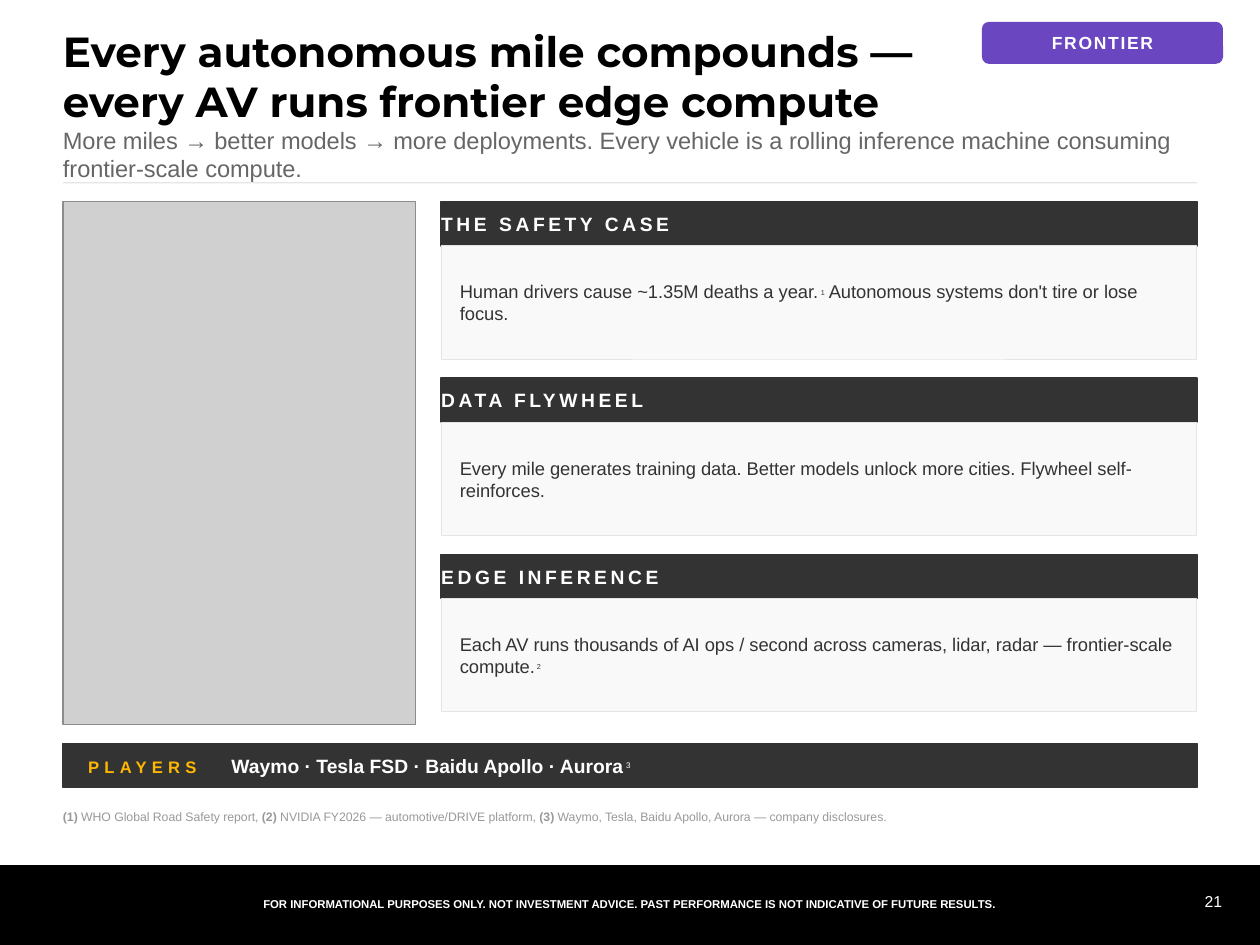
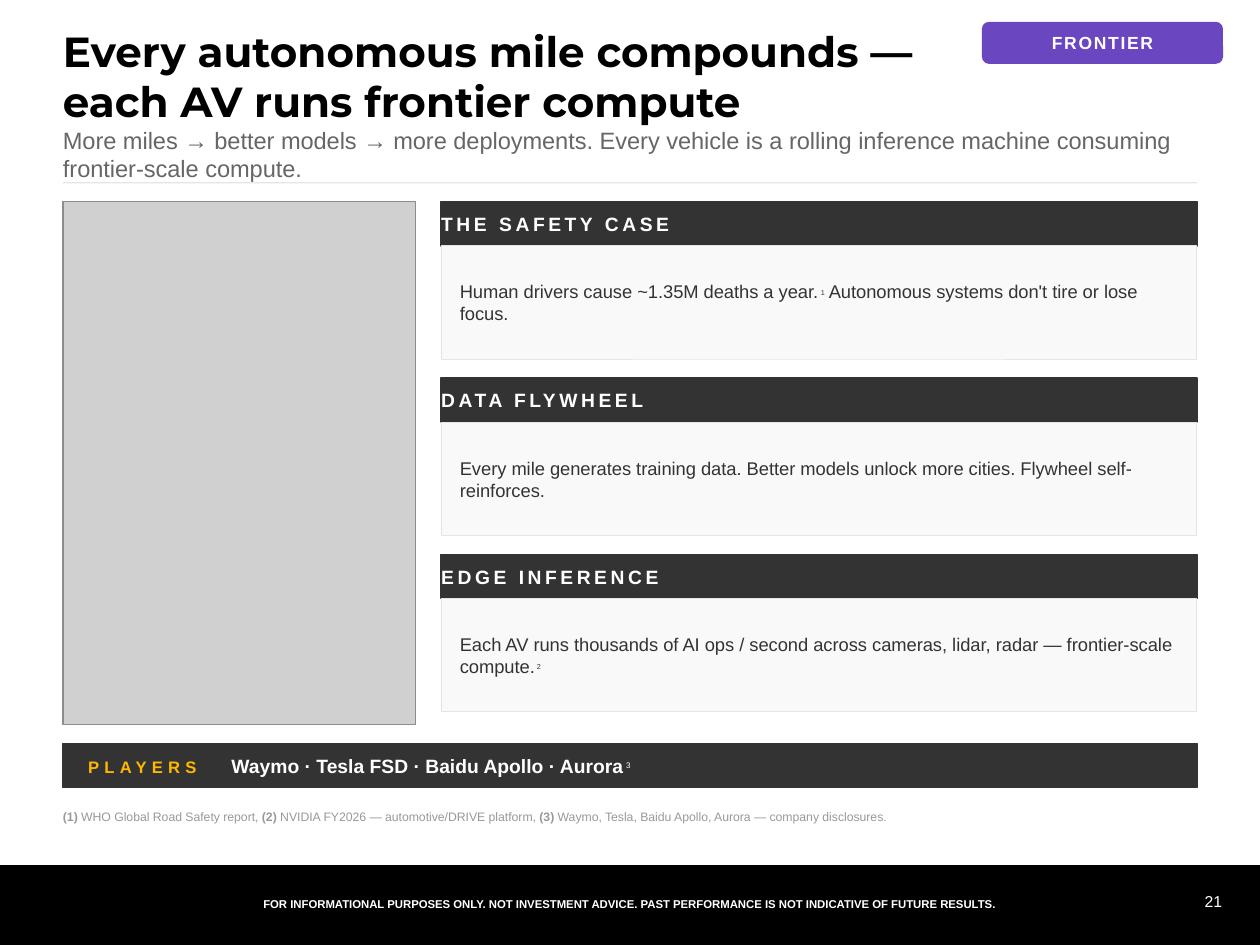
Before and after one commit to samuelcmcclellan-cell/ai-markets-deck, a slide deck: slide 21 of ai-markets-deck.pptx. Drawn at 1260x945 pixels with LibreOffice and Linux fonts; fonts in the diff are those of the drawing; grey boxes stand for pictures. Boxes give left, top, right and bottom in pixels: in the first picture for what was removed or moved away, otherwise in the second. Text is boxed around its words. In the diff, an @@ line names an element or a change of style, - is before the commit and + after.

```diff
--- a/ai-markets-deck.pptx
+++ b/ai-markets-deck.pptx
@@ text at [63, 34, 859, 125]: text changed @@
-Every autonomous mile compounds — every AV runs frontier edge compute
+Every autonomous mile compounds — each AV runs frontier compute
```
Also in this commit, not shown: 6 other slides changed, 8 other files.
